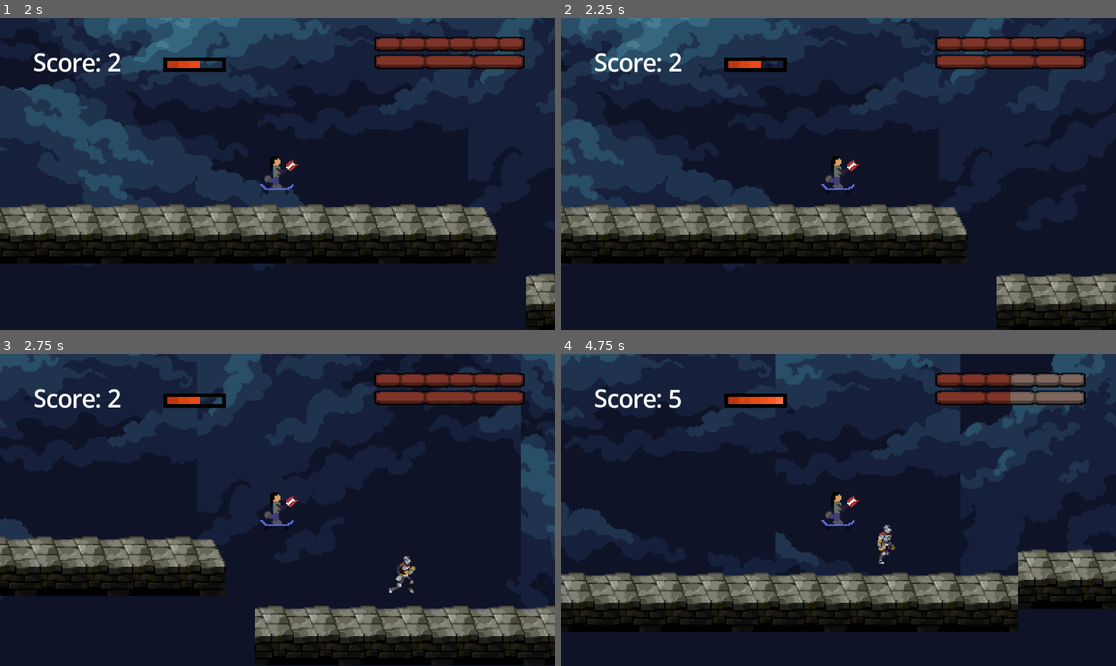
Above: before the commit, frames 1-4 (two rows, left to right).
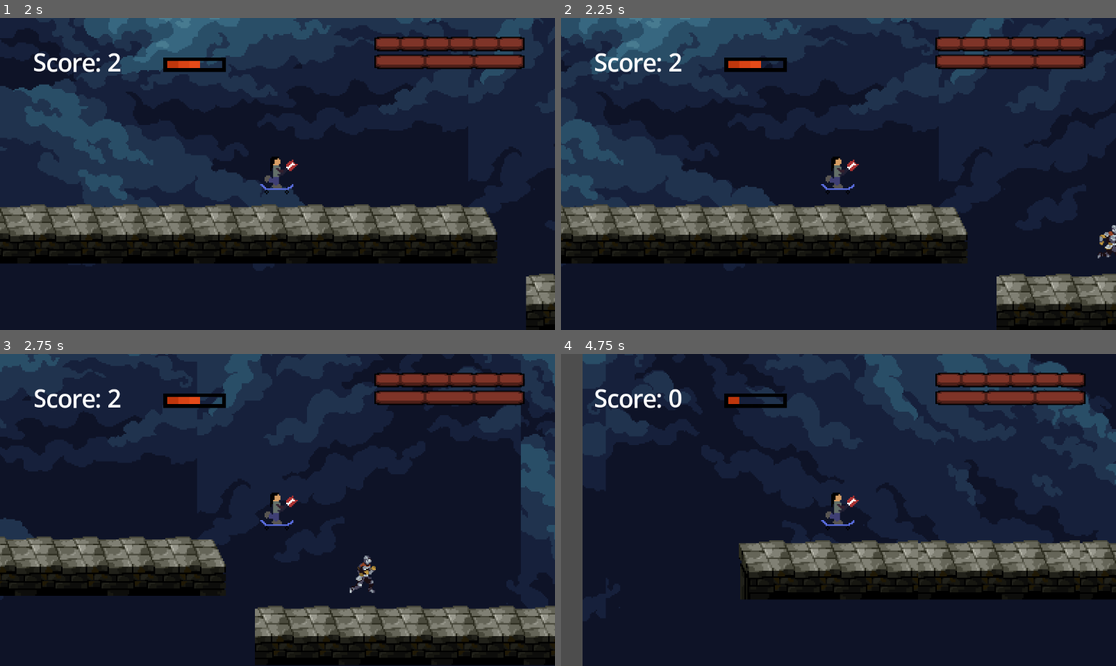
Above: after the commit, the same moments.

Repository: DarkgreenStripes/skateSlash
Game: Godot game, scene res://scenes/main.tscn
The game is run twice, just before and just after one commit, with the same random seed, the same clock (stepped at 60 frames per second) and the same inputs.
Inputs:
- Up to frame 1 (2 s): tap F (Activate_flow) at 0.6, 1.35 s; tap Space (jump) at 0.77, 1.52 s
- Up to frame 2 (2.25 s): tap F (Activate_flow) at 2.1 s
- Up to frame 3 (2.75 s): no input
- Up to frame 4 (4.75 s): tap F (Activate_flow) at 2.85, 3.6, 4.35 s; tap Space (jump) at 3.02, 3.77, 4.52 s

Frame 1 is identical in both runs. In frame 2, 0.2% of the frame differs, in the area x 96-100%, y 66-78%; in frame 3, 0.4%; in frame 4, 32%, in the area x 0-100%, y 0-100%.

Commit message:
New movement
Basic slow movement for mobs

Diff:
--- a/assets/scripts/mob.gd
+++ b/assets/scripts/mob.gd
@@ -1,8 +1,13 @@
-extends RigidBody2D
+extends CharacterBody2D
 signal hit
 
 @export var health_m:= 100
 @export var damage_dealt_m:= 50
+@export var patrol_distance := 100
+@export var speed:=10
+
+var initial_pos:Vector2
+var direction := -1 # -1 is left, 1 is right
 
 @onready var player = get_node("../player")
 @onready var damage_taken_m = player.damage_dealt_p
@@ -10,11 +15,19 @@
 # Called when the node enters the scene tree for the first time.
 func _ready() -> void:
 	$AnimatedSprite2D.play("run")
+	initial_pos = global_position # Grabs where the mob is placed in the level
 
 # Called every frame. 'delta' is the elapsed time since the previous frame.
-func _process(_delta: float) -> void:
+func _physics_process(delta: float) -> void:
 	on_death_mob()
+	if abs(position.x - initial_pos.x) > patrol_distance:
+		# Flip direction: if we were going left (-1), go right (1)
+		direction = -direction
+		# Flip the sprite so it faces the right way
+		$AnimatedSprite2D.flip_h = (direction < 0)
+	velocity.x = direction * speed
 
+	move_and_slide()
 
 
 func _on_visible_on_screen_notifier_2d_screen_exited() -> void:
--- a/scenes/mob.tscn
+++ b/scenes/mob.tscn
@@ -88,10 +88,9 @@
 radius = 5.0
 height = 28.0
 
-[node name="mob" type="RigidBody2D" unique_id=1621973403]
+[node name="mob" type="CharacterBody2D" unique_id=868792305]
 collision_layer = 4
 collision_mask = 3
-gravity_scale = 0.0
 script = ExtResource("1_bsing")
 
 [node name="AnimatedSprite2D" type="AnimatedSprite2D" parent="." unique_id=899339664]
